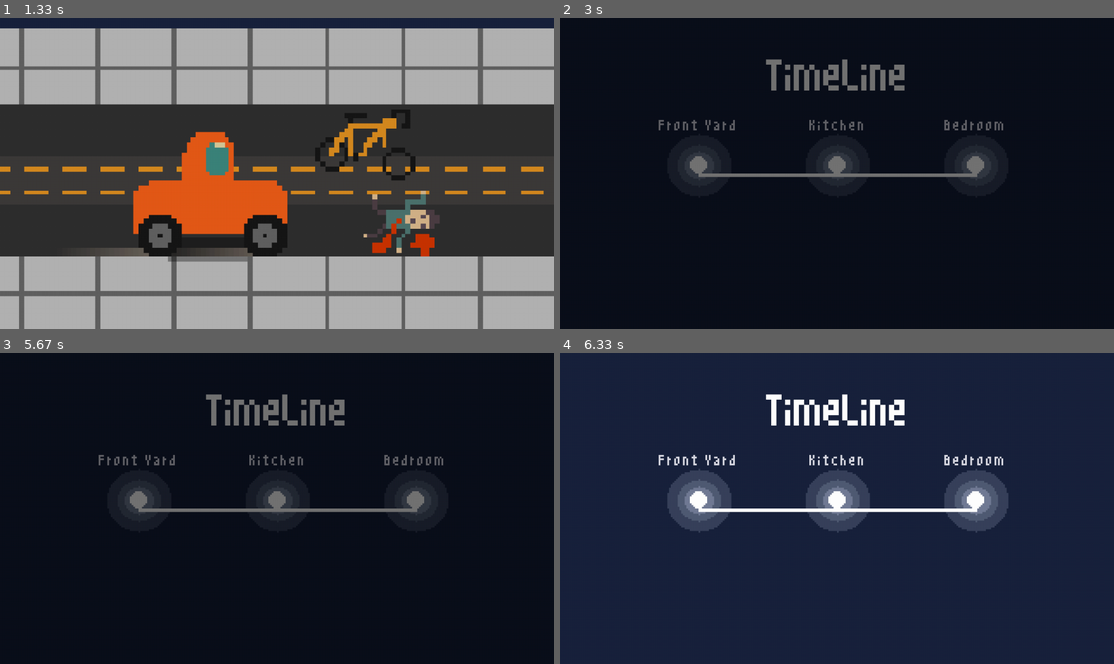
Above: before the commit, frames 1-4 (two rows, left to right).
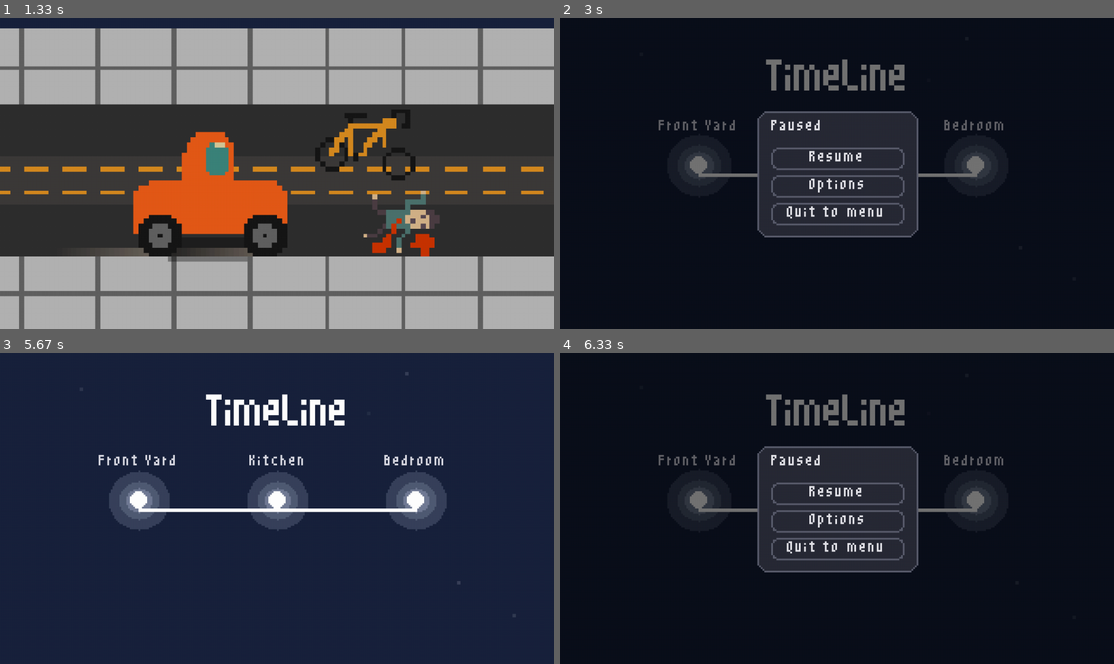
Above: after the commit, the same moments.

Repository: Shades-of-Dark/Retrace
Game: pygame game, started from retrace.py
The game is run twice, just before and just after one commit, with the same random seed, the same clock (stepped at 60 frames per second) and the same inputs.
Inputs (mouse positions are in pixels of both pictures, inside the frame that each line leads up to):
- Up to frame 1 (1.33 s): click (277, 173) at 0.38 s; tap Enter at 0.67 s
- Up to frame 2 (3 s): click (665, 248) at 1.55 s; hold Esc 1.83-2.3 s; move the mouse to (692, 58) at 1.87 s; tap Esc at 2.33 s; hold Esc from 2.67 s (still down); move the mouse to (759, 108) at 2.7 s
- Up to frame 3 (5.67 s): release Esc at 3.13 s; move the mouse to (299, 496) at 4.2 s; click (193, 598) at 4.78 s; click (221, 496) at 5.48 s
- Up to frame 4 (6.33 s): hold Esc 5.83-6.2 s; click (731, 433) at 5.92 s

Frame 1 is identical in both runs. In frame 2, 10% of the frame differs, in the area x 35-65%, y 30-71%; in frame 3, 100%, in the area x 0-100%, y 0-100%; in frame 4, 92%.

Commit message:
random configs and bug fix

Diff:
--- /dev/null
+++ b/Scripts/activate_this.py
@@ -0,0 +1,32 @@
+# -*- coding: utf-8 -*-
+"""Activate virtualenv for current interpreter:
+
+Use exec(open(this_file).read(), {'__file__': this_file}).
+
+This can be used when you must use an existing Python interpreter, not the virtualenv bin/python.
+"""
+import os
+import site
+import sys
+
+try:
+    abs_file = os.path.abspath(__file__)
+except NameError:
+    raise AssertionError("You must use exec(open(this_file).read(), {'__file__': this_file}))")
+
+bin_dir = os.path.dirname(abs_file)
+base = bin_dir[: -len("Scripts") - 1]  # strip away the bin part from the __file__, plus the path separator
+
+# prepend bin to PATH (this file is inside the bin directory)
+os.environ["PATH"] = os.pathsep.join([bin_dir] + os.environ.get("PATH", "").split(os.pathsep))
+os.environ["VIRTUAL_ENV"] = base  # virtual env is right above bin directory
+
+# add the virtual environments libraries to the host python import mechanism
+prev_length = len(sys.path)
+for lib in "..\Lib\site-packages".split(os.pathsep):
+    path = os.path.realpath(os.path.join(bin_dir, lib))
+    site.addsitedir(path.decode("utf-8") if "" else path)
+sys.path[:] = sys.path[prev_length:] + sys.path[0:prev_length]
+
+sys.real_prefix = sys.prefix
+sys.prefix = base
--- a/core/particles.py
+++ b/core/particles.py
@@ -4,9 +4,9 @@
 
 
 class Particle:
-    __slots__ = ("pos", "velocity", "gravity", "color", "size", "lifetime", "age", "fade")
+    __slots__ = ("pos", "velocity", "gravity", "color", "size", "lifetime", "age", "fade", "glow")
 
-    def __init__(self, pos, velocity, gravity, color, size, lifetime, fade=True):
+    def __init__(self, pos, velocity, gravity, color, size, lifetime, fade=True, glow=False):
         self.pos = pygame.Vector2(pos)
         self.velocity = pygame.Vector2(velocity)
         self.gravity = gravity
@@ -15,6 +15,7 @@
         self.lifetime = lifetime
         self.age = 0.0
         self.fade = fade
+        self.glow = glow
 
     @property
     def alive(self):
@@ -29,11 +30,20 @@
         life_ratio = max(0.0, 1 - self.age / self.lifetime) if self.fade else 1.0
         size = max(1, round(self.size * life_ratio))
         pos = camera.apply_pos(self.pos) if camera else self.pos
+        has_alpha = len(self.color) == 4
+        alpha = (int(self.color[3] * life_ratio) if self.fade else self.color[3]) if has_alpha else 255
+        rgb = self.color[:3]
 
-        if len(self.color) == 4:
-            alpha = int(self.color[3] * life_ratio) if self.fade else self.color[3]
+        if self.glow and alpha > 0:
+            radius = size * 2
+            glow_surf = pygame.Surface((radius * 2, radius * 2), pygame.SRCALPHA)
+            for r, factor in ((radius, 0.08), (max(1, round(radius * 0.5)), 0.15)):
+                pygame.draw.circle(glow_surf, (*rgb, round(alpha * factor)), (radius, radius), r)
+            surface.blit(glow_surf, (pos.x - radius, pos.y - radius), special_flags=pygame.BLEND_RGBA_ADD)
+
+        if has_alpha:
             surf = pygame.Surface((size * 2, size * 2), pygame.SRCALPHA)
-            pygame.draw.circle(surf, (*self.color[:3], alpha), (size, size), size)
+            pygame.draw.circle(surf, (*rgb, alpha), (size, size), size)
             surface.blit(surf, (pos.x - size, pos.y - size))
         else:
             pygame.draw.circle(surface, self.color, (round(pos.x), round(pos.y)), size)
@@ -44,7 +54,7 @@
     ignorant of what a preset means (sparks, dust, blood, confetti...).
 
     Preset config keys (each may be a fixed value or a (min, max) tuple):
-        count, speed, angle, gravity, color, size, lifetime, fade
+        count, speed, angle, gravity, color, size, lifetime, fade, glow
     """
 
     def __init__(self):
@@ -79,6 +89,7 @@
                 size=size,
                 lifetime=lifetime,
                 fade=config.get("fade", True),
+                glow=config.get("glow", False),
             ))
 
     def update(self, dt):
--- a/core/states/menu.py
+++ b/core/states/menu.py
@@ -10,10 +10,8 @@
 MENU_DUST_PRESET = {
     "count": 1,
     "speed": (8, 20),
-    "angle": (-95, -85),   # roughly upward: pygame's rotate() is y-down,
-                            # so -90 (not 90) is "up" here
-    "gravity": -2,          # slight negative gravity keeps them drifting
-                            # up instead of arcing back down
+    "angle": (-95, -85),
+    "gravity": -2,
     "color": (200, 200, 220, 90),
     "size": (1, 2),
     "lifetime": (4, 7),
@@ -35,7 +33,7 @@
     """Title screen: Start / Options / Quit. Generic - the game layer
     supplies on_start (typically manager.switch(build_play_state()));
     Options and its audio wiring are handled entirely within core.
-    on_quit defaults to posting a QUIT event, which main.py's event loop
+    on_quit defaults to posting a QUIT event, which retrace.py's event loop
     already handles."""
 
     def __init__(self, manager, audio_manager, title="Game Title",
@@ -58,9 +56,6 @@
         self._prespawn_dust(*(self.size or _surface_size()))
 
     def _prespawn_dust(self, width, height):
-        # Spawn a batch already mid-flight at random y-positions instead of
-        # everything starting at the bottom edge and taking several
-        # seconds to drift up and fill the screen.
         for _ in range(MENU_DUST_PRESPAWN_COUNT):
             pos = (random.uniform(0, width), random.uniform(0, height))
             before = len(self.particles.particles)
--- a/core/states/options.py
+++ b/core/states/options.py
@@ -70,7 +70,7 @@
         return handler
 
     def _back(self):
-        self.manager.pop()
+        self.manager.pop(size=self.size)
 
     def handle_event(self, event):
         if event.type == pygame.KEYDOWN and event.key == pygame.K_ESCAPE:
--- a/core/states/pause.py
+++ b/core/states/pause.py
@@ -70,7 +70,7 @@
         return handler
 
     def _resume(self):
-        self.manager.pop()
+        self.manager.pop(size=self.size)
 
     def _open_options(self):
         self.manager.push(OptionsState(self.manager, self.audio, theme=self.theme, size=self.size))
--- a/core/ui/layout.py
+++ b/core/ui/layout.py
@@ -1,7 +1,7 @@
 # core/states screens (menu/options/pause) size their widgets with pixel
 # constants tuned by eye against this resolution. ui_scale() turns those
 # constants into a factor that keeps the same layout proportions on any
-# smaller virtual canvas (e.g. main.py's "quarter the window" pixel-art
+# smaller virtual canvas (e.g. retrace.py's "quarter the window" pixel-art
 # setup) instead of overflowing it.
 REFERENCE_SIZE = (960, 540)
 
--- a/core/ui/scale.py
+++ b/core/ui/scale.py
@@ -1,7 +1,7 @@
 # The width core/states' UI layout constants (panel widths, button sizes,
 # gaps, font scales) were originally tuned against - ui_scale(width) turns
 # an actual canvas width into a multiplier those constants get scaled by,
-# so shrinking/growing the virtual resolution (main.py's VIRTUAL_WIDTH)
+# so shrinking/growing the virtual resolution (retrace.py's VIRTUAL_WIDTH)
 # shrinks/grows the UI proportionally with it instead of the UI staying a
 # fixed absolute size while the canvas around it changes.
 UI_REFERENCE_WIDTH = 960
--- a/game/play.py
+++ b/game/play.py
@@ -30,7 +30,7 @@
 ITEM_TEXT_MARGIN = 12
 DESATURATION_BY_LEVEL = [0.0, 0.3, 0.55]
 HAIR_COLOR_BY_LEVEL = [
-    (75, 61, 68),     # Run 1 - original
+    (75, 61, 68),  # Run 1 - original
     (75, 61, 68),  # same hair
     (210, 208, 200),  # Run 3 - white/gray
 ]
@@ -52,8 +52,8 @@
 CORRECT_PICKUP_PRESET = {
     "count": (12, 18),
     "speed": (30, 70),
-    "angle": (0, 360),   # full radial burst
-    "gravity": 60,       # light downward arc rather than floating flat
+    "angle": (0, 360),
+    "gravity": 60,
     "color": (255, 215, 130, 220),
     "size": (1, 3),
     "lifetime": (0.4, 0.8),
@@ -217,9 +217,7 @@
         self.found_message_shown = False
         self.audio.play("correct_clue")
         self.particles.emit("correct_pickup", item.rect.center)
-        # state="found" already halts update() below each frame - that
-        # freeze itself is the "click" of recognition; the message just
-        # waits a beat (FOUND_FREEZE_DURATION) before appearing on top of it.
+
         self.state = "found"
 
     def on_wrong_clue_found(self, item):
@@ -241,15 +239,10 @@
         return prev_age, new_age, label
 
     def _advance_to_next_run(self):
-        # Stopped (not paused) here: whatever comes next - the age
-        # transition, then a new age's death vignette, or the reaper - is
-        # a different track/moment, not something to resume back into.
+
         self.audio.stop_music()
 
         if self.level_index + 1 >= len(TIMELINE_CONTS):
-            # No next run - this correct clue was the last one, ever. No
-            # "years later" transition either: there's no more life left to
-            # advance into, so cut straight to the reaper.
             self._advance_to_reaper_scene()
             return
 
@@ -428,13 +421,6 @@
         item = self.found_item
         rect = self.camera.apply(item.rect)
 
-        # additive_glow adds light rather than blending toward a color, so
-        # it reads as lighting up instead of fading - the inverse of the
-        # wrong-item desaturation, not just a lighter version of it. Runs
-        # on get_alpha_image() (true per-pixel alpha), not the raw
-        # colorkey-transparent item.image - BLEND_RGB_ADD leaves alpha
-        # untouched, so a colorkeyed background would drift off its key
-        # color and stop being recognized as transparent.
         ramp_t = min(1.0, self.found_timer / FOUND_GLOW_RAMP)
         glowed = additive_glow(item.get_alpha_image(), FOUND_GLOW_COLOR, FOUND_GLOW_MAX_AMOUNT * ramp_t)
         surface.blit(glowed, rect)
@@ -445,9 +431,7 @@
         if alpha > 0:
             glow_surf = pygame.Surface((radius * 2 + 4, radius * 2 + 4), pygame.SRCALPHA)
             center = (radius + 2, radius + 2)
-            # dark halo drawn first (plain alpha blit) so the ring still
-            # reads against light/desaturated backgrounds, not just dark
-            # ones - the additive ring alone can wash out there
+
             pygame.draw.circle(glow_surf, (*FOUND_PULSE_HALO_COLOR, round(alpha * 0.5)), center, radius, width=4)
             surface.blit(glow_surf, glow_surf.get_rect(center=rect.center))
             glow_surf.fill((0, 0, 0, 0))
--- a/game/reaper_scene.py
+++ b/game/reaper_scene.py
@@ -1,8 +1,10 @@
 import math
+import random
 
 import pygame
 
 from core.animation import slice_spritesheet
+from core.particles import ParticleSystem
 from core.state_manager import GameState
 from core.ui.pixel_font import PixelFont
 
@@ -41,6 +43,28 @@
                                         # arrived" even at alpha=255
 ENDING_HOLD_DURATION = 5.5
 
+REAPER_DUST_PRESET = {
+    "count": 1,
+    "speed": (2, 5),
+    "angle": (0, 360),
+    "gravity": 0,
+    "color": (190, 185, 180, 45),
+    "size": (1, 1),
+    "lifetime": (6, 10),
+}
+REAPER_RED_PRESET = {
+    "count": 1,
+    "speed": (2, 5),
+    "angle": (-100, -80),
+    "gravity": -1,
+    "color": (140, 25, 20, 55),
+    "size": (1, 1),
+    "lifetime": (6, 10),
+}
+REAPER_PARTICLE_INTERVAL = 1.2
+REAPER_PARTICLE_PRESPAWN = 6
+ENDING_PARTICLE_INTERVAL = 0.6
+ENDING_PARTICLE_BURST = 6
 
 
 REAPER_LINES = [
@@ -85,6 +109,22 @@
         self.font = PixelFont(scale=TEXT_SCALE)
         self.title_font = PixelFont(scale=3)
 
+        self.particles = ParticleSystem()
+        self.particles.register_preset("reaper_dust", REAPER_DUST_PRESET)
+        self.particles.register_preset("reaper_red", REAPER_RED_PRESET)
+        self._particle_timer = 0.0
+        self._prespawn_particles()
+
+    def _prespawn_particles(self, count=REAPER_PARTICLE_PRESPAWN):
+        w, h = self.size
+        for _ in range(count):
+            preset = random.choice(("reaper_dust", "reaper_red"))
+            pos = (random.uniform(0, w), random.uniform(0, h))
+            before = len(self.particles.particles)
+            self.particles.emit(preset, pos)
+            for p in self.particles.particles[before:]:
+                p.age = random.uniform(0, p.lifetime)
+
     def enter(self, lines=None, **kwargs):
         self.lines = lines if lines is not None else REAPER_LINES
         self.line_index = 0
@@ -101,6 +141,15 @@
         return (surface.get_width() - w) // 2, REAPER_TOP_MARGIN + bob
 
     def update(self, dt):
+        interval = ENDING_PARTICLE_INTERVAL if self.phase == "ending" else REAPER_PARTICLE_INTERVAL
+        self._particle_timer += dt
+        if self._particle_timer >= interval:
+            self._particle_timer -= interval
+            w, h = self.size
+            preset = random.choice(("reaper_dust", "reaper_red"))
+            self.particles.emit(preset, (random.uniform(0, w), random.uniform(0, h)))
+        self.particles.update(dt)
+
         self.bob_time += dt
         self.frame_timer += dt
         if self.frame_timer >= IDLE_FRAME_DURATION:
@@ -133,6 +182,7 @@
             if self.line_index >= len(self.lines):
                 self.phase = "ending"
                 self.ending_timer = 0.0
+                self._prespawn_particles(ENDING_PARTICLE_BURST)
 
     def draw(self, surface):
         if self.phase == "intro":
@@ -157,6 +207,7 @@
 
     def _draw_dialogue(self, surface):
         surface.fill(BG_COLOR)
+        self.particles.draw(surface)
         surface.blit(self.idle_frames[self.frame_index], self._reaper_pos(surface))
         if self.line_index < len(self.lines):
             self._draw_wrapped_text(surface, self.lines[self.line_index],
@@ -173,6 +224,7 @@
             return
 
         surface.fill((0, 0, 0))
+        self.particles.draw(surface)
         card_t = self.ending_timer - ENDING_FADE_DURATION
 
         line_alpha = round(255 * min(1.0, card_t / ENDING_LINE_FADE))
--- a/game/timeline.py
+++ b/game/timeline.py
@@ -1,8 +1,10 @@
 import math
+import random
 
 import pygame
 from pygame import gfxdraw
 
+from core.particles import ParticleSystem
 from core.state_manager import GameState
 from core.states import PauseState
 from core.tilemap_loader import Level
@@ -10,6 +12,18 @@
 from core.ui.pixel_font import PixelFont
 from game.levels import MUSIC_FADE_MS, get_level
 from game.play import PlayState
+
+TIMELINE_DUST_PRESET = {
+    "count": 1,
+    "speed": (2, 5),
+    "angle": (0, 360),
+    "gravity": 0,
+    "color": (200, 200, 220, 90),
+    "size": (1, 2),
+    "lifetime": (6, 10),
+}
+TIMELINE_PARTICLE_INTERVAL = 1.4
+TIMELINE_PARTICLE_PRESPAWN = 5
 
 
 class Timeline(GameState):
@@ -37,6 +51,20 @@
         self.title_font = PixelFont(scale=3)
         self.event_font = PixelFont(scale=1)
 
+        self.particles = ParticleSystem()
+        self.particles.register_preset("timeline_dust", TIMELINE_DUST_PRESET)
+        self._particle_timer = 0.0
+        self._particles_seeded = False
+
+    def _prespawn_particles(self):
+        w, h = self.size
+        for _ in range(TIMELINE_PARTICLE_PRESPAWN):
+            pos = (random.uniform(0, w), random.uniform(0, h))
+            before = len(self.particles.particles)
+            self.particles.emit("timeline_dust", pos)
+            for p in self.particles.particles[before:]:
+                p.age = random.uniform(0, p.lifetime)
+
     def enter(self, size=(960, 540), next_state=None, level_path=None, tilesets_dir=None, **kwargs):
 
         self.size = size
@@ -45,6 +73,10 @@
 
         self.camera = Camera(size[0], size[1], smoothing=0.1)
         self.time_in_scene = 0.0
+
+        if not self._particles_seeded:
+            self._prespawn_particles()
+            self._particles_seeded = True
 
     def handle_event(self, event):
         if event.type == pygame.KEYDOWN and event.key == pygame.K_ESCAPE:
@@ -103,6 +135,14 @@
 
     def update(self, dt):
         self.time_in_scene += dt
+
+        self._particle_timer += dt
+        if self._particle_timer >= TIMELINE_PARTICLE_INTERVAL:
+            self._particle_timer -= TIMELINE_PARTICLE_INTERVAL
+            w, h = self.size
+            self.particles.emit("timeline_dust", (random.uniform(0, w), random.uniform(0, h)))
+        self.particles.update(dt)
+
         mouse_pos = self.input_manager.mouse_pos if self.input_manager is not None else self.mouse_pos
         events = self.timeline_data["events"]
         for i, circle in enumerate(self.circle_rects):
@@ -170,3 +210,5 @@
                 name_surf = self.event_font.render(name, False, (220, 220, 230))
                 surface.blit(name_surf, name_surf.get_rect(midbottom=(center[0], center[1] - 18)))
             o += 1
+
+        self.particles.draw(surface)
--- a/game/water.py
+++ b/game/water.py
@@ -233,7 +233,7 @@
         # doesn't scale with dt at all - it's a fixed-step technique (its
         # stability and exact traveling/reflecting behavior both depend on
         # advancing exactly 1 point per call), so it assumes update() is
-        # called at a roughly steady rate - true here since main.py caps to
+        # called at a roughly steady rate - true here since retrace.py caps to
         # clock.tick(60). A large one-off dt spike would just look like a
         # skipped simulation tick, not break anything.
         new_offset = [0.0] * n
--- /dev/null
+++ b/pyvenv.cfg
@@ -0,0 +1,8 @@
+home = C:\Users\raove\AppData\Local\Programs\Python\Python311
+implementation = CPython
+version_info = 3.11.0.final.0
+virtualenv = 20.13.0
+include-system-site-packages = false
+base-prefix = C:\Users\raove\AppData\Local\Programs\Python\Python311
+base-exec-prefix = C:\Users\raove\AppData\Local\Programs\Python\Python311
+base-executable = C:\Users\raove\AppData\Local\Programs\Python\Python311\python.exe
Not shown, added: Scripts/activate
Renamed: main.py -> retrace.py
Not shown, added: Scripts/activate.bat
Not shown, added: Scripts/activate.fish
Not shown, added: Scripts/activate.nu
Not shown, added: Scripts/activate.ps1
Not shown, added: Scripts/deactivate.bat
Not shown, added: Scripts/deactivate.nu
Not shown, added: Scripts/f2py.exe
Not shown, added: Scripts/numpy-config.exe
Not shown, added: Scripts/pip-3.11.exe
Not shown, added: Scripts/pip.exe
(and 9 more such lines)
